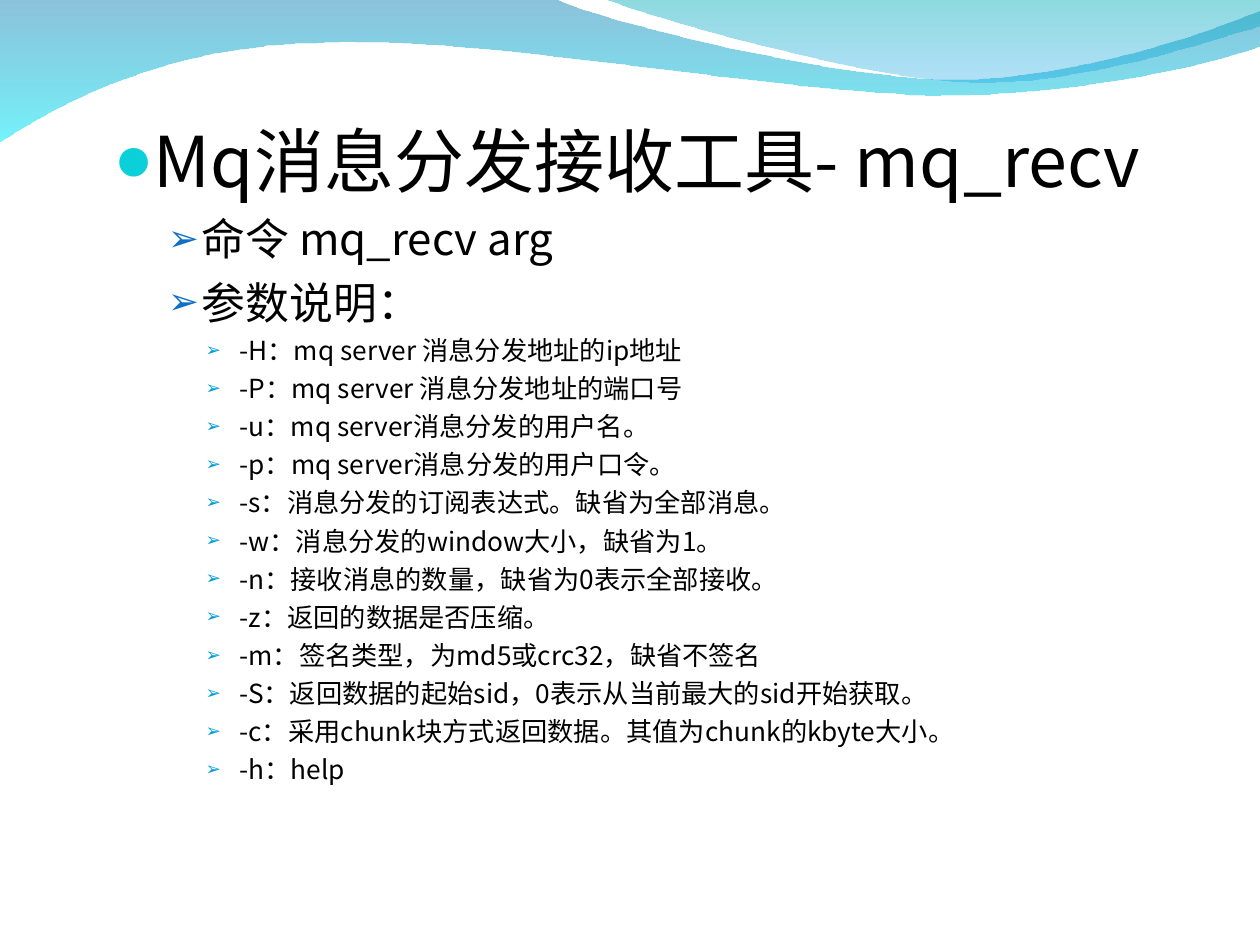
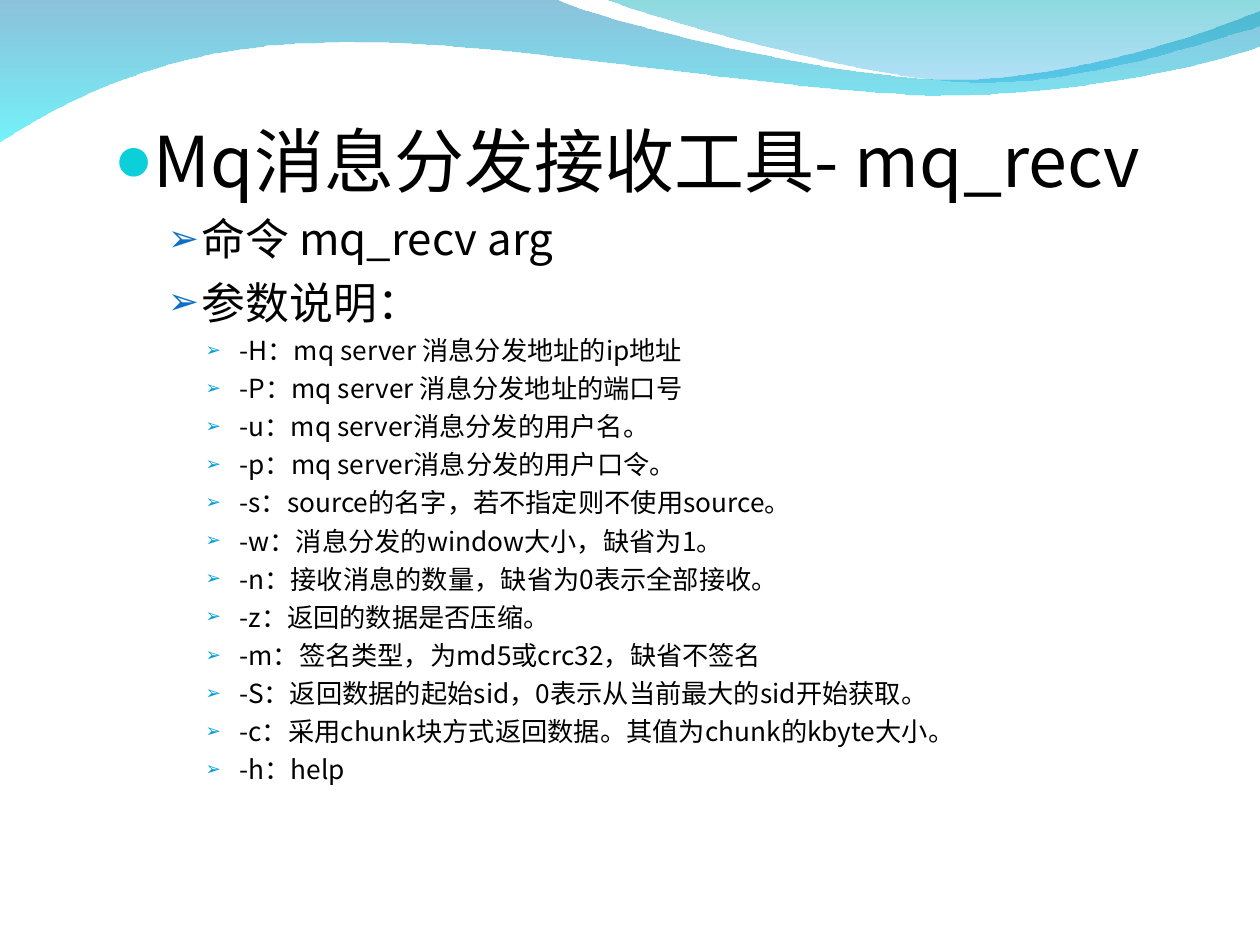
Before and after one commit to zxf1864/cwinux-mq, a slide deck: slide 28 of mq/doc/mq_introduce.ppt (slide 31 before the commit). Drawn at 1260x945 pixels with LibreOffice and Linux fonts; fonts in the diff are those of the drawing; background and template pictures are left out. Boxes give left, top, right and bottom in pixels: in the first picture for what was removed or moved away, otherwise in the second. Text is boxed around its words. In the diff, an @@ line names an element or a change of style, - is before the commit and + after.

```diff
--- a/mq/doc/mq_introduce.ppt
+++ b/mq/doc/mq_introduce.ppt
@@ text at box(239, 490, 790, 515): text changed @@
-    ➢ -s：消息分发的订阅表达式。缺省为全部消息。
+    ➢ -s：source的名字，若不指定则不使用source。
```
Also in this commit, not shown: 14 other slides changed, 1 slide added, 4 slides removed, 8 other files.
